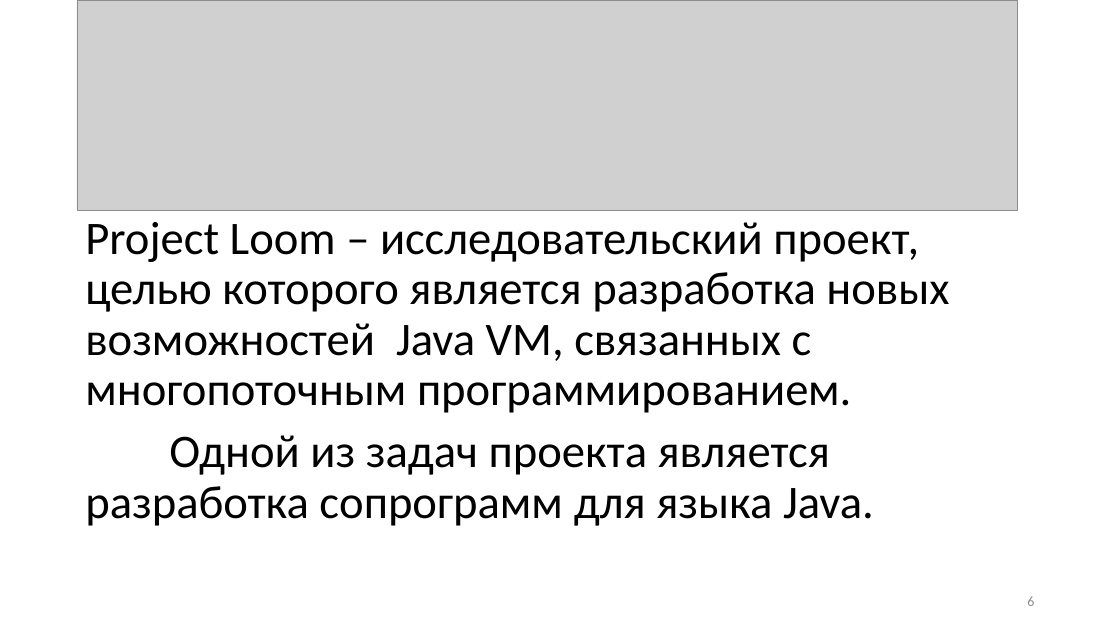
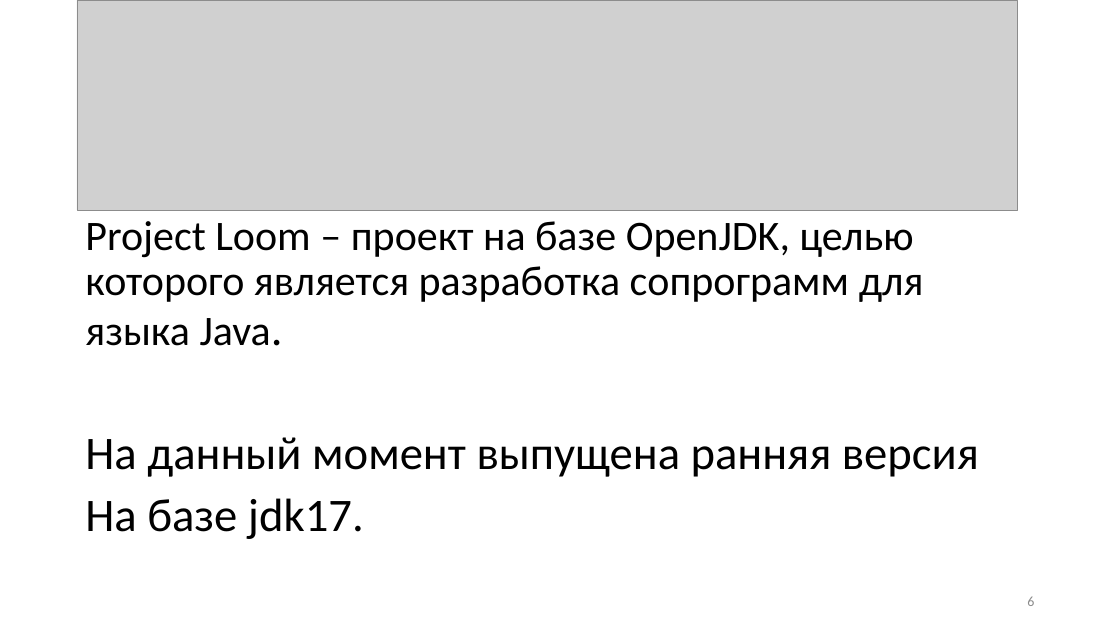
Before and after one commit to epanteleev/bachelor-s-degree, a slide deck: slide 6 of Coroutines_28.12.pptx. Drawn at 1120x630 pixels with LibreOffice and Linux fonts; fonts in the diff are those of the drawing; grey boxes stand for pictures. Boxes give left, top, right and bottom in pixels: in the first picture for what was removed or moved away, otherwise in the second. Text is boxed around its words. In the diff, an @@ line names an element or a change of style, - is before the commit and + after.

Commit message:
add presentation

```diff
--- a/Coroutines_28.12.pptx
+++ b/Coroutines_28.12.pptx
@@ text at (x1=85, y1=221, x2=979, y2=539): text changed; size 40 to 36 pt @@
-Project Loom – исследовательский проект, целью которого является разработка новых возможностей Java VM, связанных с многопоточным программированием.
-Одной из задач проекта является разработка сопрограмм для языка Java.
+Project Loom – проект на базе OpenJDK, целью которого является разработка сопрограмм для языка Java.
+На данный момент выпущена ранняя версия
+На базе jdk17.
```
Also in this commit, not shown: 17 other files.
